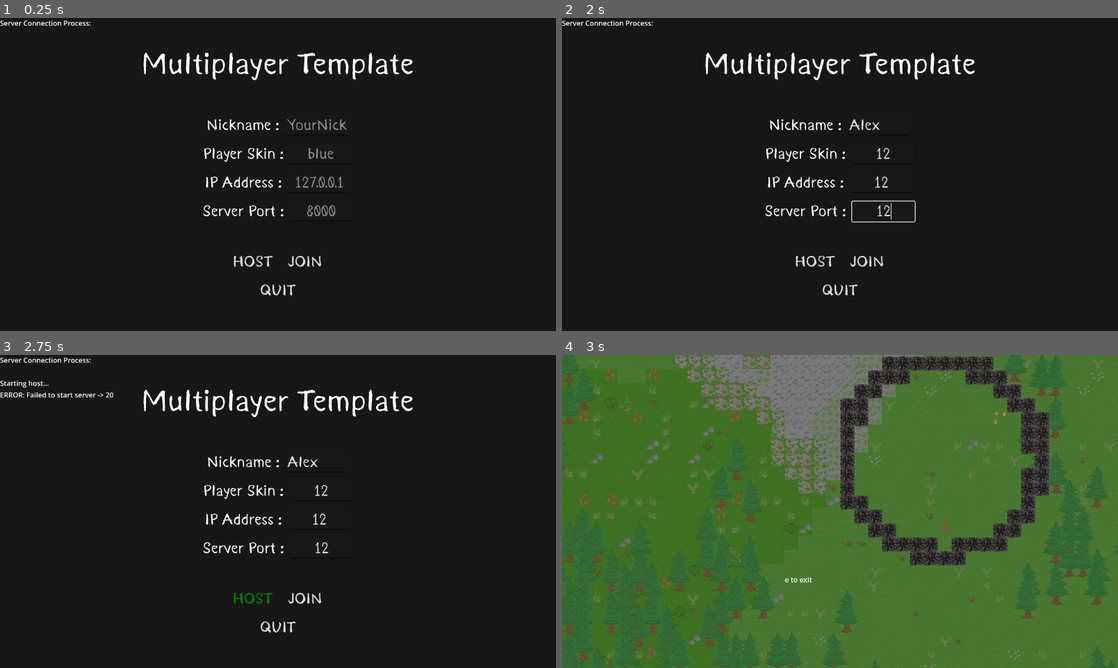
Above: before the commit, frames 1-4 (two rows, left to right).
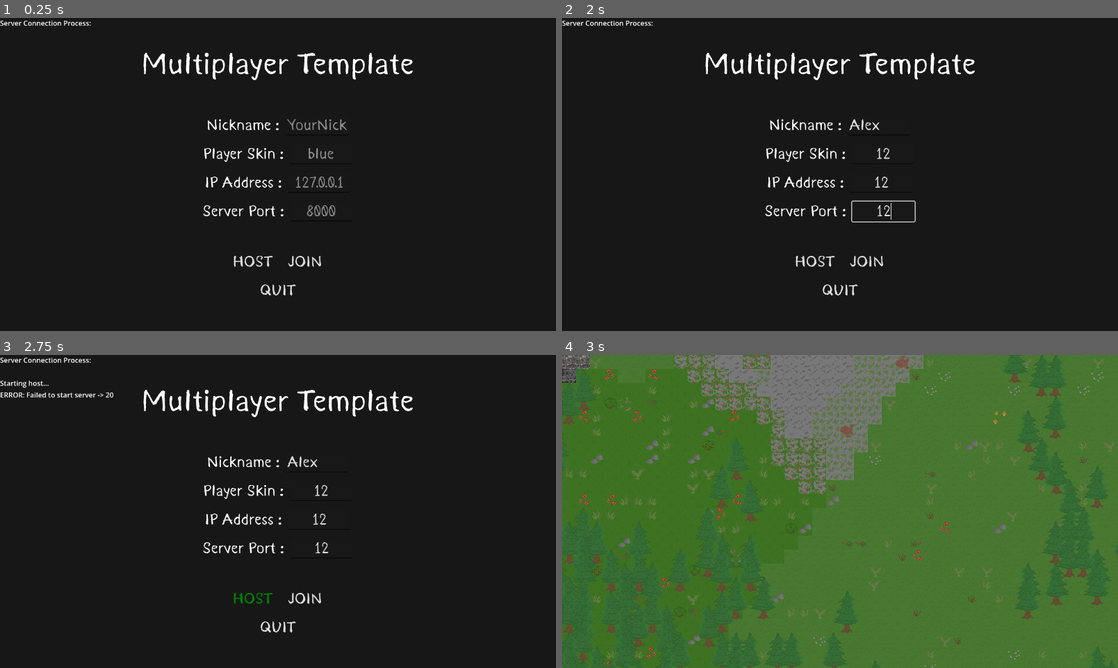
Above: after the commit, the same moments.

Repository: darthchicken4/MultiSurvivor
Game: Godot game, scene res://scenes/level/level.tscn
The game is run twice, just before and just after one commit, with the same random seed, the same clock (stepped at 60 frames per second) and the same inputs.
Inputs (mouse positions are in pixels of both pictures, inside the frame that each line leads up to):
- Up to frame 1 (0.25 s): no input
- Up to frame 2 (2 s): click (878, 124) at 0.52 s; type "Alex" at 0.6 s; click (884, 152) at 0.75 s; type "12" at 0.83 s; click (878, 183) at 0.98 s; type "12" at 1.07 s; click (884, 212) at 1.27 s; type "12" at 1.35 s
- Up to frame 3 (2.75 s): click "HOST" at 2 s
- Up to frame 4 (3 s): click "JOIN" at 2.75 s

Frames 1-3 are identical in both runs. In frame 4, 7.4% of the frame differs, in the area x 0-88%, y 0-73%.

Commit message:
fixing playrt agiain

Diff:
--- a/Godot2DSurvivalMultiplayer/scenes/caves/caves_prefab.gd
+++ b/Godot2DSurvivalMultiplayer/scenes/caves/caves_prefab.gd
@@ -2,24 +2,49 @@
 
 @onready var label = $Label
 @onready var tile = $TileMapLayer
+@onready  var enter_area = $enter_area
 @onready var exit_area = $exit_area
 var player: Node2D = null
-@export var cave_pos = Vector2(16,16)
+var can_enter_cave = true
+
+@export var cave_pos = Vector2(200,200)
 @export var seed = 1902837
 @export var dist = 7
 @export var degree = 0
+@export var enter_timer = 2
+#enter  area =>
 
 
 func _on_area_2d_body_entered(body: Node2D) -> void:
-	pass # Replace with function body.
+	if not can_enter_cave:
+		return
+
+	can_enter_cave = false
+
+	body.global_position = exit_area.global_position
+
+	await reset_enter_delay()
 
 
-func _on_area_2d_body_exited(body: Node2D) -> void:
-	pass # Replace with function body.
+func _on_exit_area_body_entered(body: Node2D) -> void:
+	if not can_enter_cave:
+		return
+
+	can_enter_cave = false
+
+	body.global_position = enter_area.global_position
+	await reset_enter_delay()
 
 
 func _ready() -> void:
 	gen_cave()
+
+
+func reset_enter_delay() -> void:
+	await get_tree().create_timer(enter_timer).timeout
+	can_enter_cave = true
+
+
 
 
 func gen_cave():
@@ -30,8 +55,7 @@
 		degree = degree + 1
 		ray = Vector2(0,0)
 		ray = Vector2i(Vector2(dist * cos(degree) + cave_pos[0] + randf_range(1.0,1.5) , dist * sin(degree) + cave_pos[1] + randf_range(1.0,1.5)  ))
-		exit_area.global_position = cave_pos * 34
 		tile.set_cell(ray,0,Vector2(1,1))
-
+	exit_area.position = cave_pos * 34
 
 	#exit_area.global_position = cave_pos * 34
--- a/Godot2DSurvivalMultiplayer/scenes/caves/caves_prefab.tscn
+++ b/Godot2DSurvivalMultiplayer/scenes/caves/caves_prefab.tscn
@@ -4,7 +4,7 @@
 [ext_resource type="Texture2D" uid="uid://bg67nbr0tu3p1" path="res://assets/tilesheets/cave_tiles.png" id="2_3cndw"]
 
 [sub_resource type="RectangleShape2D" id="RectangleShape2D_3cndw"]
-size = Vector2(32, 32)
+size = Vector2(21, 19)
 
 [sub_resource type="TileSetAtlasSource" id="TileSetAtlasSource_eb07j"]
 texture = ExtResource("2_3cndw")
@@ -31,6 +31,7 @@
 position = Vector2(-15.85, 16.065)
 
 [node name="CollisionShape2D" type="CollisionShape2D" parent="enter_area" unique_id=550477390]
+position = Vector2(-0.6499996, -1.5650005)
 shape = SubResource("RectangleShape2D_3cndw")
 
 [node name="TileMapLayer" type="TileMapLayer" parent="." unique_id=2061073321]
@@ -39,7 +40,7 @@
 tile_set = SubResource("TileSet_eixg2")
 
 [node name="exit_area" type="Area2D" parent="." unique_id=1703729617]
-position = Vector2(27.13, 130.02)
+position = Vector2(-86, 52)
 
 [node name="CollisionShape2D" type="CollisionShape2D" parent="exit_area" unique_id=1413565291]
 shape = SubResource("RectangleShape2D_eb07j")
@@ -60,3 +61,5 @@
 
 [connection signal="body_entered" from="enter_area" to="." method="_on_area_2d_body_entered"]
 [connection signal="body_exited" from="enter_area" to="." method="_on_area_2d_body_exited"]
+[connection signal="body_entered" from="exit_area" to="." method="_on_exit_area_body_entered"]
+[connection signal="body_exited" from="exit_area" to="." method="_on_exit_area_body_exited"]
--- a/Godot2DSurvivalMultiplayer/scenes/level/level.tscn
+++ b/Godot2DSurvivalMultiplayer/scenes/level/level.tscn
@@ -127,10 +127,9 @@
 tile_set = SubResource("TileSet_fhw5o")
 script = ExtResource("24_yoh1m")
 
-[node name="Node2D" parent="Map" unique_id=1913555255 instance=ExtResource("25_yoh1m")]
-position = Vector2(321, -316)
-
 [node name="CanvasLayer" type="CanvasLayer" parent="." unique_id=23129141]
 
 [node name="MainMenuUI" parent="CanvasLayer" unique_id=1347530881 instance=ExtResource("6_x9g3h")]
 visible = false
+
+[node name="Node2D" parent="." unique_id=1913555255 instance=ExtResource("25_yoh1m")]
--- a/Godot2DSurvivalMultiplayer/scripts/player.gd
+++ b/Godot2DSurvivalMultiplayer/scripts/player.gd
@@ -234,7 +234,7 @@
 		return false
 
 func _check_bounds_and_respawn():
-	if global_position.y > 2000.0:
+	if global_position.y > 20000000.0:
 		_respawn()
 
 func _respawn():
